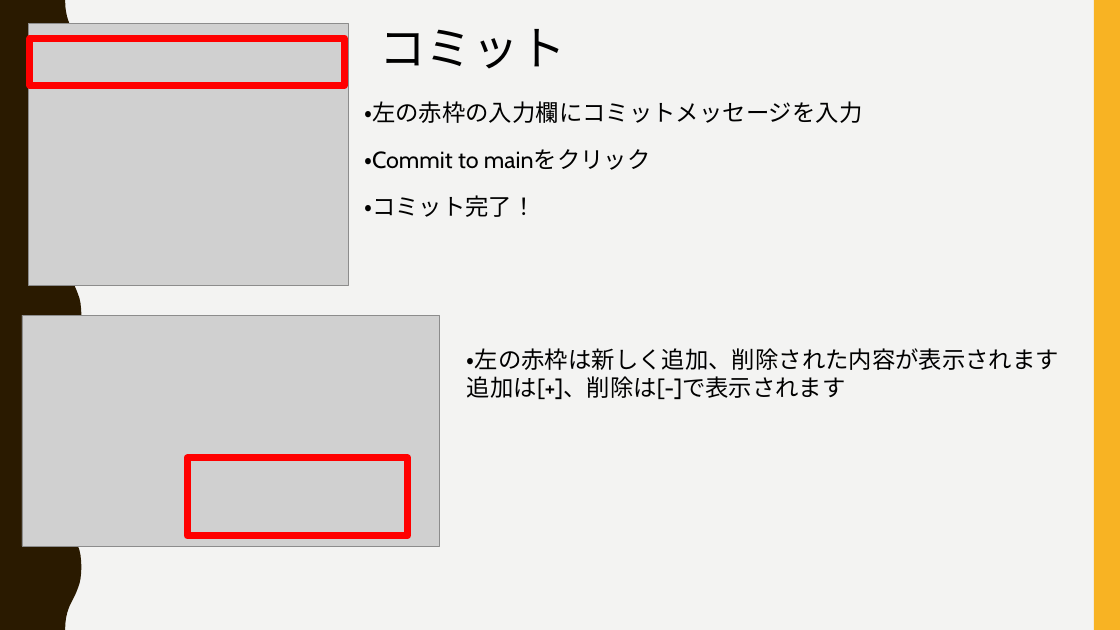
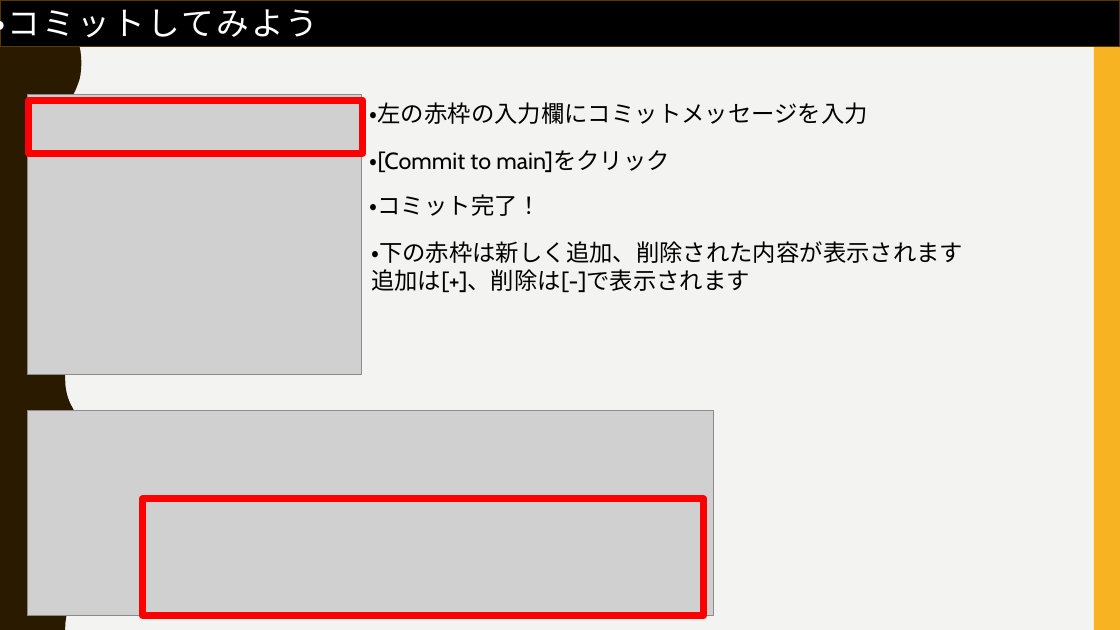
Before and after one commit to FIY24554/git_test, a slide deck: slide 29 of gitについて_加藤.pptx (slide 24 before the commit). Drawn at 1120x630 pixels with LibreOffice and Linux fonts; fonts in the diff are those of the drawing; grey boxes stand for pictures. Boxes give left, top, right and bottom in pixels: in the first picture for what was removed or moved away, otherwise in the second. Text is boxed around its words. In the diff, an @@ line names an element or a change of style, - is before the commit and + after.

Commit message:
7/4 13時

```diff
--- a/gitについて_加藤.pptx
+++ b/gitについて_加藤.pptx
@@ text at box(0, 2, 319, 44): text changed; size 40 to 28 pt; font Cabin to Arial Narrow; text colour #000000 to #FFFFFF @@
-コミット
+・コミットしてみよう
@@ rectangle added at box(0, 0, 1120, 46), fill #000000, outline #593700 1 pt @@
@@ picture: place and size @@
-picture at box(29, 24, 349, 285)
+picture at box(28, 94, 361, 374)
@@ rectangle: place and size @@
-rectangle at box(30, 38, 344, 86)
+rectangle at box(29, 100, 362, 153)
@@ text "・左の赤枠の入力欄にコミットメッセージを入力": place and size @@
-text "・左の赤枠の入力欄にコミットメッセージを入力" at box(364, 101, 862, 123)
+text "・左の赤枠の入力欄にコミットメッセージを入力" at box(370, 102, 868, 124)
@@ text at box(370, 150, 669, 172): text changed @@
-・Commit to mainをクリック
+・[Commit to main]をクリック
@@ text "・コミット完了！": place and size @@
-text "・コミット完了！" at box(364, 195, 536, 217)
+text "・コミット完了！" at box(370, 194, 542, 216)
@@ text "・下の赤枠は新しく追加、削除された内容が表示されます": place and size @@
-text "・下の赤枠は新しく追加、削除された内容が表示されます" at box(467, 348, 1059, 399)
+text "・下の赤枠は新しく追加、削除された内容が表示されます" at box(371, 241, 963, 292)
@@ text at box(371, 241, 963, 263): text changed @@
-・左の赤枠は新しく追加、削除された内容が表示されます
+・下の赤枠は新しく追加、削除された内容が表示されます
@@ picture removed at box(22, 315, 439, 546) @@
@@ picture added at box(28, 410, 713, 616) @@
@@ rectangle: place and size @@
-rectangle at box(187, 458, 408, 536)
+rectangle at box(143, 499, 705, 616)
```
Also in this commit, not shown: 22 other slides changed, 16 slides added, 1 slide removed.
